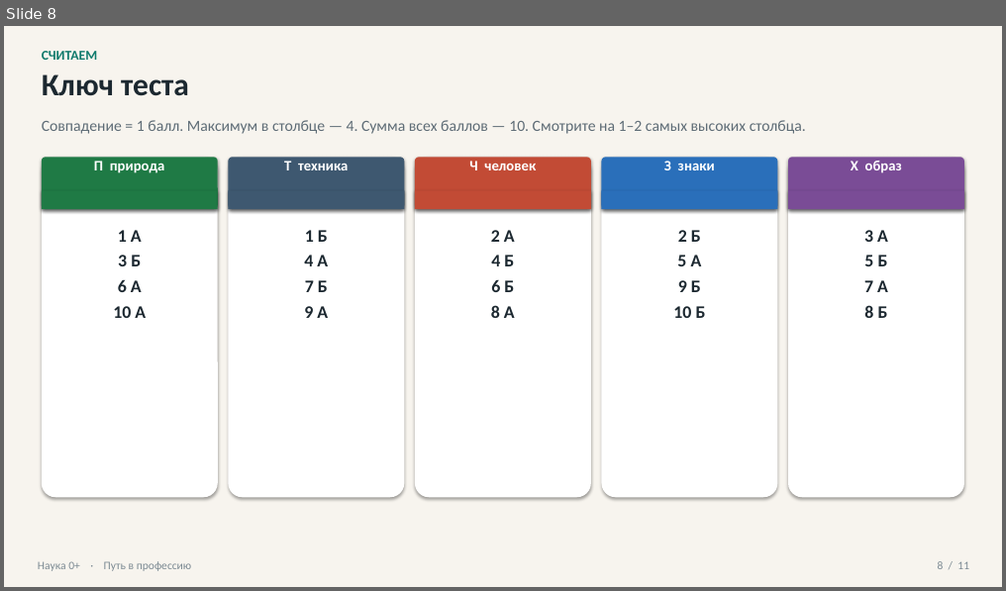
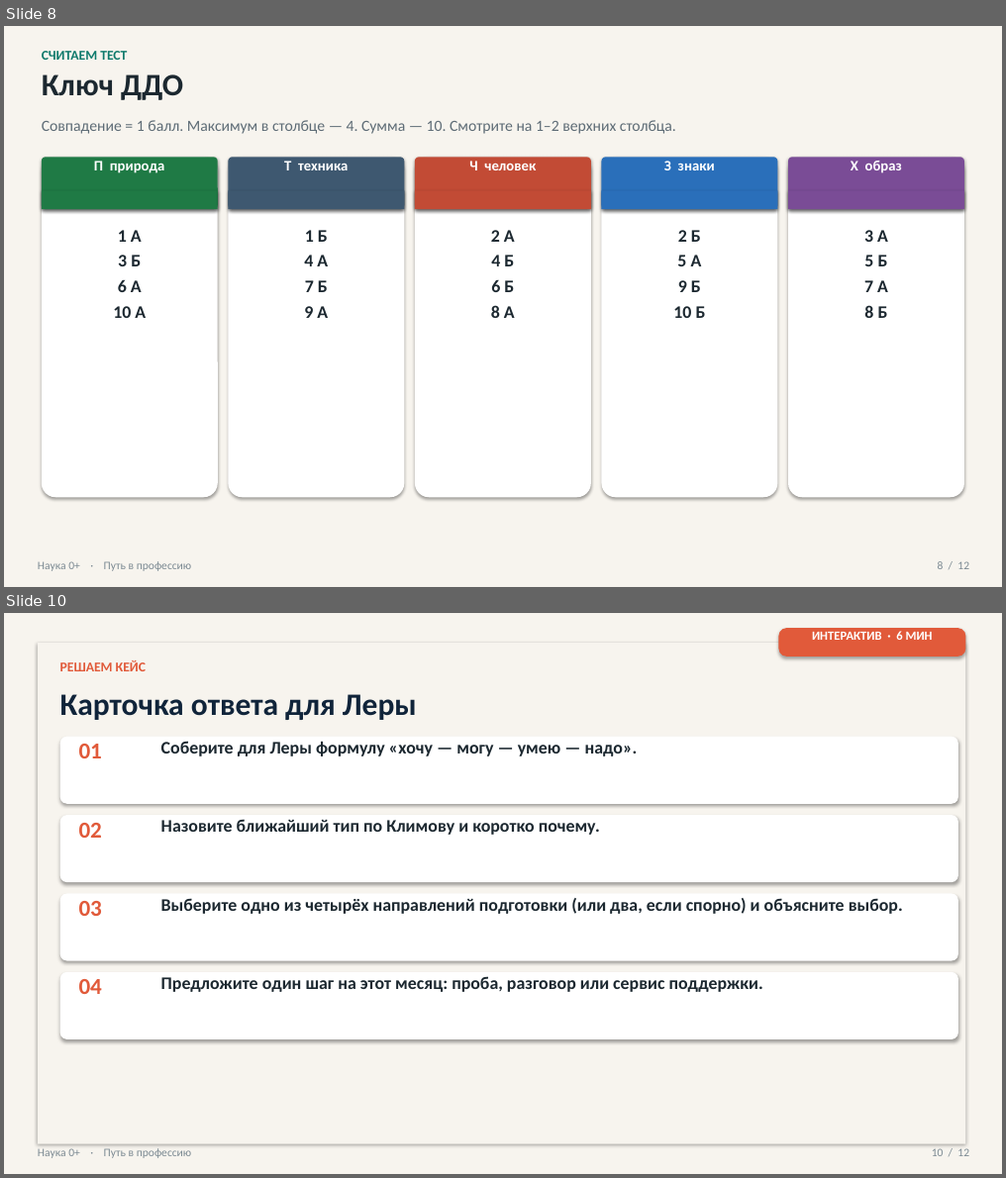
Before and after one commit to Sema917/-tourism, a slide deck: materials/Путь_в_профессию_презентация_20_минут.pptx. Shown one above the other, each under a label of ours: slide 8 before the commit, slides 8 and 10 after it; the slides between them are not shown. The pictures are 1006x591 and 1006x1178 pixels, drawn with LibreOffice and Linux fonts; fonts in the diff are those of the drawing; background and template pictures are left out. Boxes give left, top, right and bottom in pixels: in the first picture for what was removed or moved away, otherwise in the second. Text is boxed around its words. In the diff, an @@ line names an element or a change of style, - is before the commit and + after.

```diff
--- a/materials/Путь_в_профессию_презентация_20_минут.pptx
+++ b/materials/Путь_в_профессию_презентация_20_минут.pptx
@@ slide 10 added at (4,613,1002,1174), background picture (left out) @@
@@ rectangle added at (4,613,1002,1174), fill #F7F4EE @@
@@ rounded rectangle added at (779,628,966,657), fill #E15A3A @@
@@ text added at (812,631,933,640), 12 pt, text #FFFFFF, bold @@
+ИНТЕРАКТИВ · 6 МИН
@@ rectangle added at (38,643,966,1145), fill #F7F4EE @@
@@ text added at (60,661,146,671), 13 pt, text #E15A3A, bold @@
+РЕШАЕМ КЕЙС
@@ text added at (60,694,417,720), 30 pt, text #10243A, bold @@
+Карточка ответа для Леры
@@ rounded rectangle added at (60,737,958,804), fill #FFFFFF @@
@@ text added at (79,744,102,759), 22 pt, text #E15A3A, bold @@
+01
@@ text added at (161,741,638,757), 17 pt, text #1C2830, bold @@
+Соберите для Леры формулу «хочу — могу — умею — надо».
@@ rounded rectangle added at (60,815,958,882), fill #FFFFFF @@
@@ text added at (161,819,600,835), 17 pt, text #1C2830, bold @@
+Назовите ближайший тип по Климову и коротко почему.
@@ text added at (79,823,102,838), 22 pt, text #E15A3A, bold @@
+02
@@ rounded rectangle added at (60,894,958,961), fill #FFFFFF @@
@@ text added at (79,901,102,916), 22 pt, text #E15A3A, bold @@
+03
@@ text added at (161,898,903,914), 17 pt, text #1C2830, bold @@
+Выберите одно из четырёх направлений подготовки (или два, если спорно) и объясните выбор.
@@ rounded rectangle added at (60,972,958,1040), fill #FFFFFF @@
@@ text added at (79,979,102,994), 22 pt, text #E15A3A, bold @@
+04
@@ text added at (161,976,763,992), 17 pt, text #1C2830, bold @@
+Предложите один шаг на этот месяц: проба, разговор или сервис поддержки.
@@ text added at (38,1149,191,1158), 11 pt, text #7C8A93 @@
+Наука 0+ · Путь в профессию
@@ text added at (932,1149,969,1157), 11 pt, text #7C8A93 @@
+10 / 12
@@ slide 8 changed as well @@
@@ text at (42,51,127,60): text changed @@
-СЧИТАЕМ
+СЧИТАЕМ ТЕСТ
@@ text at (42,75,183,100): text changed @@
-Ключ теста
+Ключ ДДО
@@ text at (42,120,676,134): text changed @@
-Совпадение = 1 балл. Максимум в столбце — 4. Сумма всех баллов — 10. Смотрите на 1–2 самых высоких столбца.
+Совпадение = 1 балл. Максимум в столбце — 4. Сумма — 10. Смотрите на 1–2 верхних столбца.
```
Also in this commit, not shown: 5 other slides changed, 5 other slides added, 5 slides removed, 9 other files.
